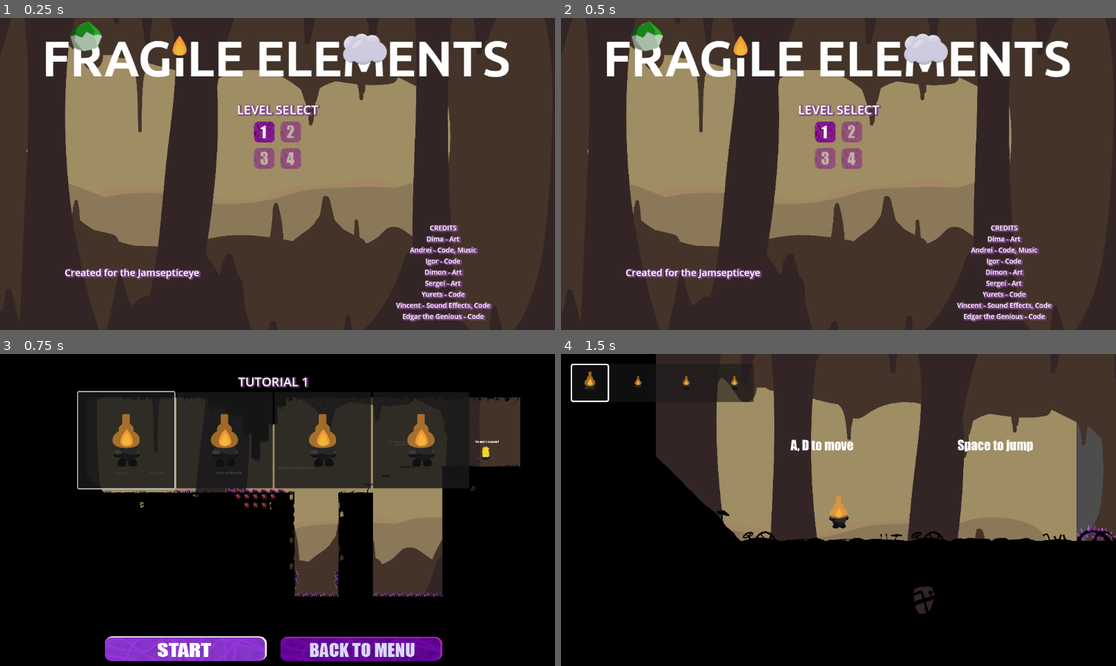
Above: before the commit, frames 1-4 (two rows, left to right).
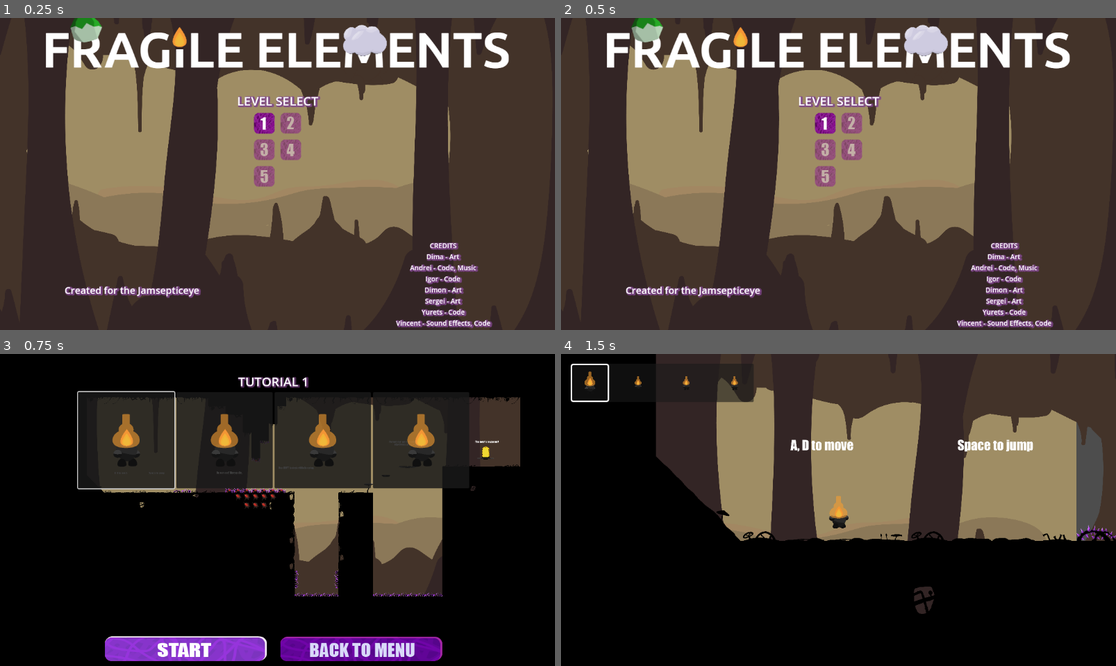
Above: after the commit, the same moments.

Repository: StarikTenger/PlatformerGame2025
Game: Godot game, scene res://scenes/UI/LevelManager.tscn
Same seed, same stepped clock (60 frames per second), same inputs: the game is played once before the commit and once after it. Sound files missing from this copy of the repository are replaced by a short silence.
Inputs (mouse positions are in pixels of both pictures, inside the frame that each line leads up to):
- Up to frame 1 (0.25 s): no input
- Up to frame 2 (0.5 s): no input
- Up to frame 3 (0.75 s): click (266, 469) at 0.52 s
- Up to frame 4 (1.5 s): click (749, 647) at 1.25 s

The runs differ from the first frame. In frame 1, 11% of the frame differs, in the area x 8-92%, y 0-100%; in frame 2, 11%; in frame 3, nothing differs; in frame 4, nothing differs.

Commit message:
to level manager

Diff:
--- a/scripts/UI/LevelManager.gd
+++ b/scripts/UI/LevelManager.gd
@@ -13,6 +13,7 @@
 	"res://levels/level_2.tscn",
 	"res://levels/level_3.tscn",
 	"res://levels/level_andrei.tscn",
+	"res://levels/level_andrei-2.tscn",
 ]
 
 var levels_by_id: Dictionary = {}
